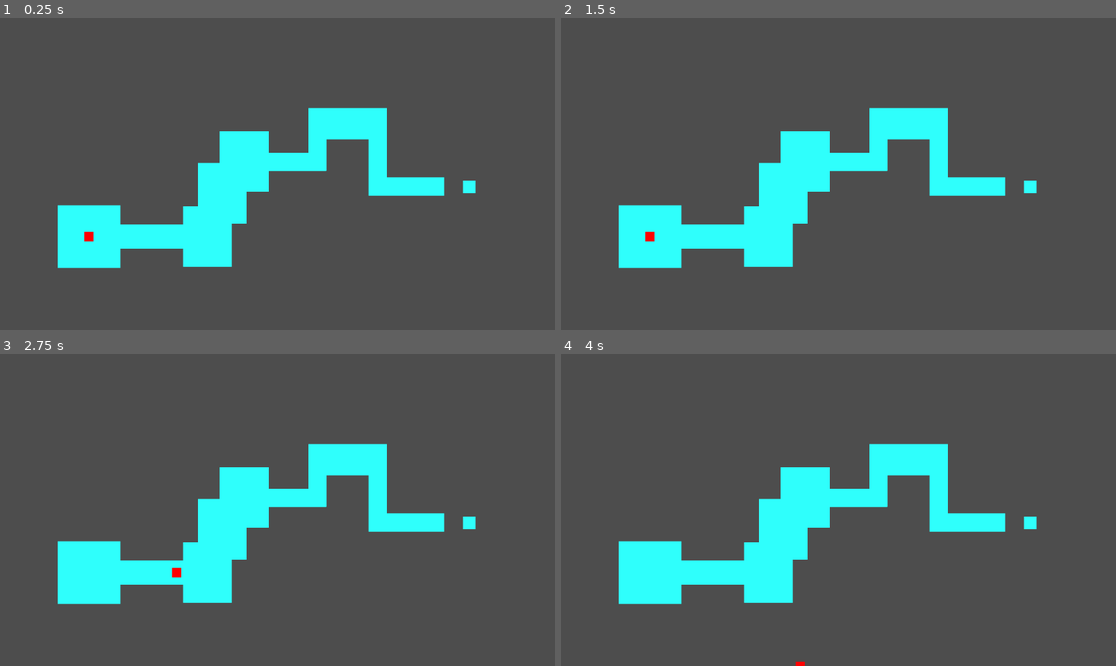
Above: before the commit, frames 1-4 (two rows, left to right).
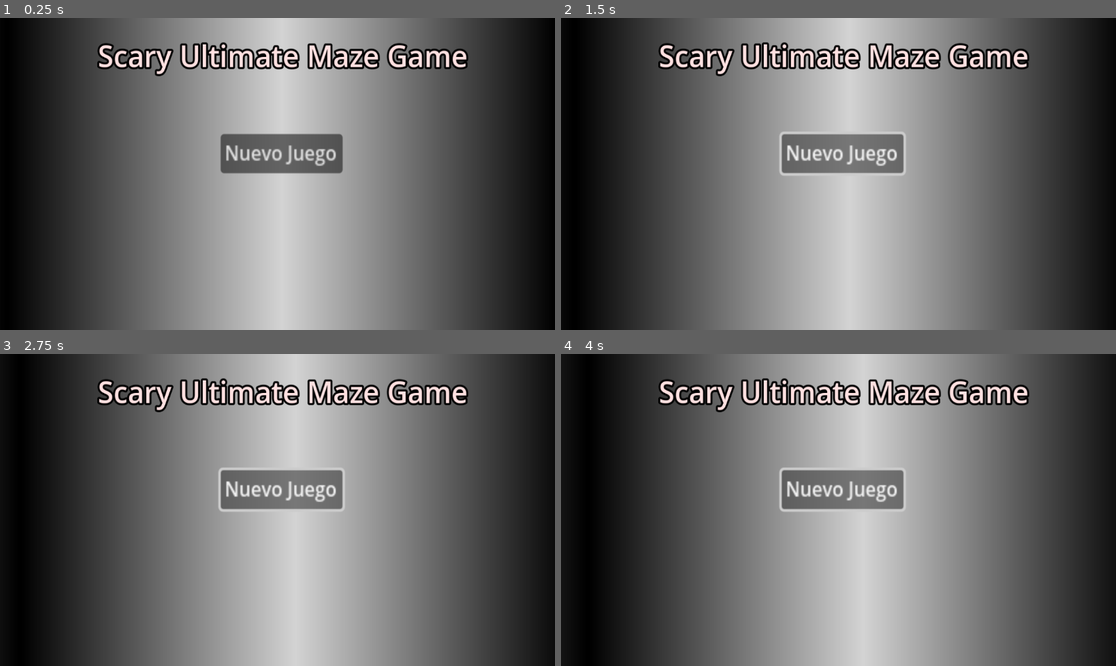
Above: after the commit, the same moments.

Repository: Norwayu/J.M.A.D.M
Game: Godot game, scene res://Scenes/Main Menu.tscn
The game is run twice, just before and just after one commit, with the same random seed, the same clock (stepped at 60 frames per second) and the same inputs. Before the commit the project starts from res://Scenes/level_1.tscn.
Inputs (mouse positions are in pixels of both pictures, inside the frame that each line leads up to):
- Up to frame 1 (0.25 s): no input
- Up to frame 2 (1.5 s): click (844, 155) at 0.5 s, where only the run after the commit has a clickable "Nuevo Juego"; click (844, 155) at 1.25 s, where only the run after the commit has a clickable "Nuevo Juego"
- Up to frame 3 (2.75 s): tap Enter at 2 s; hold D (Derecha) from 2.03 s (still down)
- Up to frame 4 (4 s): release D (Derecha) at 2.78 s; hold S (Abajo) 2.78-3.53 s; hold D (Derecha) from 3.53 s (still down)

The runs differ from the first frame. In frame 1, 79% of the frame differs, in the area x 0-100%, y 0-100%; in frame 2, 80%; in frame 3, 79%; in frame 4, 79%.

Commit message:
Add files via upload

Diff:
--- a/maze-horror-game-2d/Scenes/Blocks/Block1.tscn
+++ b/maze-horror-game-2d/Scenes/Blocks/Block1.tscn
@@ -3,6 +3,7 @@
 [ext_resource type="Script" uid="uid://cquok04ermdej" path="res://Scripts/block_func.gd" id="1_8kp8b"]
 
 [sub_resource type="RectangleShape2D" id="RectangleShape2D_8kp8b"]
+size = Vector2(23, 23)
 
 [sub_resource type="CanvasTexture" id="CanvasTexture_85cnr"]
 
--- /dev/null
+++ b/maze-horror-game-2d/Scenes/Main Menu.tscn
@@ -0,0 +1,92 @@
+[gd_scene load_steps=6 format=3 uid="uid://omq6si3f3ny8"]
+
+[ext_resource type="Script" uid="uid://bt2mb242ej08j" path="res://Scripts/ui_buttons.gd" id="1_totuj"]
+
+[sub_resource type="GDScript" id="GDScript_totuj"]
+script/source = "extends Parallax2D
+
+
+# Called when the node enters the scene tree for the first time.
+func _ready() -> void:
+	pass # Replace with function body.
+
+
+# Called every frame. 'delta' is the elapsed time since the previous frame.
+func _process(delta: float) -> void:
+	#position += Vector2(10,0)
+	pass
+"
+
+[sub_resource type="Gradient" id="Gradient_506in"]
+offsets = PackedFloat32Array(0, 0.5, 1)
+colors = PackedColorArray(0, 0, 0, 1, 0.828571, 0.828571, 0.828571, 1, 0, 0, 0, 1)
+metadata/_snap_enabled = true
+
+[sub_resource type="GradientTexture1D" id="GradientTexture1D_totuj"]
+gradient = SubResource("Gradient_506in")
+use_hdr = true
+
+[sub_resource type="LabelSettings" id="LabelSettings_506in"]
+font_size = 60
+font_color = Color(1, 0.882813, 0.882813, 1)
+outline_size = 16
+outline_color = Color(0, 0, 0, 1)
+
+[node name="MainMenu" type="Control"]
+layout_mode = 3
+anchors_preset = 15
+anchor_right = 1.0
+anchor_bottom = 1.0
+grow_horizontal = 2
+grow_vertical = 2
+
+[node name="Movement" type="CanvasLayer" parent="."]
+layer = -1
+scale = Vector2(1.12, 1)
+transform = Transform2D(1.12, 0, 0, 1, 0, 0)
+
+[node name="Paralelismo" type="Parallax2D" parent="Movement"]
+scroll_scale = Vector2(10, 10)
+repeat_size = Vector2(1020, 0)
+autoscroll = Vector2(10, 0)
+follow_viewport = false
+screen_offset = Vector2(917, 0)
+script = SubResource("GDScript_totuj")
+
+[node name="Fondo De Pantalla" type="TextureRect" parent="Movement/Paralelismo"]
+offset_right = 1020.0
+offset_bottom = 650.0
+texture = SubResource("GradientTexture1D_totuj")
+
+[node name="UiMenu" type="Control" parent="."]
+anchors_preset = 0
+offset_right = 40.0
+offset_bottom = 40.0
+script = ExtResource("1_totuj")
+
+[node name="MenuBar" type="MenuBar" parent="UiMenu"]
+layout_mode = 0
+offset_left = 342.0
+offset_top = 251.0
+offset_right = 382.0
+offset_bottom = 291.0
+scale = Vector2(11.6, 9.92)
+
+[node name="Button" type="Button" parent="UiMenu/MenuBar"]
+layout_mode = 0
+offset_left = 10.3448
+offset_top = -0.907258
+offset_right = 116.345
+offset_bottom = 30.0927
+scale = Vector2(0.205972, 0.264415)
+text = "Nuevo Juego"
+
+[node name="MainText" type="Label" parent="UiMenu"]
+layout_mode = 0
+offset_left = 203.0
+offset_top = 34.0
+offset_right = 982.0
+offset_bottom = 117.0
+scale = Vector2(0.986188, 1.04461)
+text = "Scary Ultimate Maze Game"
+label_settings = SubResource("LabelSettings_506in")
--- /dev/null
+++ b/maze-horror-game-2d/Scenes/UiControl.tscn
@@ -0,0 +1,49 @@
+[gd_scene load_steps=3 format=3 uid="uid://xnsmictqpk7p"]
+
+[ext_resource type="Texture2D" uid="uid://d3hxi2s2mo4na" path="res://Sprite/JeffKiller.png" id="1_0v81h"]
+
+[sub_resource type="RectangleShape2D" id="RectangleShape2D_rok05"]
+size = Vector2(100, 100)
+
+[node name="UiControl" type="Control"]
+layout_mode = 3
+anchors_preset = 15
+anchor_right = 1.0
+anchor_bottom = 1.0
+grow_horizontal = 2
+grow_vertical = 2
+
+[node name="MobileUi" type="Control" parent="."]
+anchors_preset = 0
+offset_right = 40.0
+offset_bottom = 40.0
+
+[node name="UpButton" type="TouchScreenButton" parent="MobileUi"]
+position = Vector2(998, 397)
+shape = SubResource("RectangleShape2D_rok05")
+action = "Arriba"
+
+[node name="DownButton" type="TouchScreenButton" parent="MobileUi"]
+position = Vector2(996, 602)
+shape = SubResource("RectangleShape2D_rok05")
+action = "Abajo"
+
+[node name="LeftButton" type="TouchScreenButton" parent="MobileUi"]
+position = Vector2(893, 500)
+shape = SubResource("RectangleShape2D_rok05")
+action = "Izquierda"
+
+[node name="RightButton" type="TouchScreenButton" parent="MobileUi"]
+position = Vector2(1099, 497)
+shape = SubResource("RectangleShape2D_rok05")
+action = "Derecha"
+
+[node name="JumpscareImage" type="TextureRect" parent="."]
+z_index = -1
+layout_mode = 0
+offset_left = 3.05176e-05
+offset_right = 196.0
+offset_bottom = 180.0
+scale = Vector2(5.88175, 3.61384)
+texture = ExtResource("1_0v81h")
+flip_h = true
--- a/maze-horror-game-2d/Scenes/level_1.tscn
+++ b/maze-horror-game-2d/Scenes/level_1.tscn
@@ -10,8 +10,8 @@
 
 [node name="Camera2D" type="Camera2D" parent="."]
 position = Vector2(1, 0)
-offset = Vector2(300, -100)
-zoom = Vector2(1.3, 1.3)
+offset = Vector2(240, -100)
+zoom = Vector2(1.8, 1.8)
 
 [node name="Map" type="Node2D" parent="."]
 z_index = 1
@@ -39,19 +39,19 @@
 
 [node name="Block6" parent="Map" instance=ExtResource("1_vk57k")]
 position = Vector2(305, -119)
-scale = Vector2(5.88, 1.16)
+scale = Vector2(6, 1.16)
 priority = 1
 
 [node name="Block7" parent="Map" instance=ExtResource("1_vk57k")]
-position = Vector2(365, -144)
+position = Vector2(365, -156)
 rotation = 1.5708
-scale = Vector2(3.12, 1.16)
+scale = Vector2(3.92, 1.16)
 priority = 1
 
 [node name="Block8" parent="Map" instance=ExtResource("1_vk57k")]
 position = Vector2(413, -180)
 scale = Vector2(5, 2)
-priority = 1
+priority = 2
 
 [node name="Block9" parent="Map" instance=ExtResource("1_vk57k")]
 position = Vector2(461, -125)
@@ -65,28 +65,10 @@
 priority = 1
 
 [node name="GoalBlock1" parent="." instance=ExtResource("3_xfk5q")]
-position = Vector2(607, -79)
+top_level = true
+position = Vector2(557, -79)
+priority = 5
 
-[connection signal="area_entered" from="Map/Block4" to="Jugador" method="_on_block_2_area_entered"]
-[connection signal="area_exited" from="Map/Block4" to="Jugador" method="_on_block_2_area_exited"]
-[connection signal="area_entered" from="Map/Block5" to="Jugador" method="_on_block_2_area_entered"]
-[connection signal="area_exited" from="Map/Block5" to="Jugador" method="_on_block_2_area_exited"]
-[connection signal="area_entered" from="Map/Block6" to="Jugador" method="_on_block_2_area_entered"]
-[connection signal="area_exited" from="Map/Block6" to="Jugador" method="_on_block_2_area_exited"]
-[connection signal="area_entered" from="Map/Block7" to="Jugador" method="_on_block_2_area_entered"]
-[connection signal="area_exited" from="Map/Block7" to="Jugador" method="_on_block_2_area_exited"]
-[connection signal="area_entered" from="Map/Block8" to="Jugador" method="_on_block_2_area_entered"]
-[connection signal="area_exited" from="Map/Block8" to="Jugador" method="_on_block_2_area_exited"]
 [connection signal="area_entered" from="GoalBlock1" to="Jugador" method="_on_goal_block_1_area_entered"]
 
 [editable path="Jugador"]
-[editable path="Map/Block1"]
-[editable path="Map/Block2"]
-[editable path="Map/Block3"]
-[editable path="Map/Block4"]
-[editable path="Map/Block5"]
-[editable path="Map/Block6"]
-[editable path="Map/Block7"]
-[editable path="Map/Block8"]
-[editable path="Map/Block9"]
-[editable path="Map/Block10"]
--- a/maze-horror-game-2d/Scenes/level_2.tscn
+++ b/maze-horror-game-2d/Scenes/level_2.tscn
@@ -11,18 +11,21 @@
 zoom = Vector2(1.5, 1.5)
 
 [node name="Jugador" parent="." instance=ExtResource("1_v3rpw")]
+position = Vector2(-122, 0)
 
 [node name="Map" type="Node2D" parent="."]
 
 [node name="Block1" parent="Map" instance=ExtResource("2_12fag")]
-scale = Vector2(6, 3.208)
+position = Vector2(-38, 0)
+scale = Vector2(9.18598, 2.40374)
 
 [node name="Block2" parent="Map" instance=ExtResource("2_12fag")]
-position = Vector2(124, 0)
-scale = Vector2(4, 0.951)
+position = Vector2(91, 0)
+scale = Vector2(5.96, 0.951)
 
 [node name="Block3" parent="Map" instance=ExtResource("2_12fag")]
 position = Vector2(165, -38)
 scale = Vector2(0.7, 4)
 
 [node name="GoalMet" parent="." instance=ExtResource("3_1q6tm")]
+position = Vector2(226, -120)
--- a/maze-horror-game-2d/Scripts/GameManager.gd
+++ b/maze-horror-game-2d/Scripts/GameManager.gd
@@ -1,6 +1,7 @@
 extends Node
 var Scene
-var ReadyPort
+var ReadyPort:bool
+var PlrMovement:bool = true
 
 # Called when the node enters the scene tree for the first time.
 func _ready() -> void:
--- a/maze-horror-game-2d/Scripts/jugador.gd
+++ b/maze-horror-game-2d/Scripts/jugador.gd
@@ -2,27 +2,33 @@
 
 @export var SPEED = 200.0
 @export var Raycast:RayCast2D
+
+var Damaging = false
 
 #var TouchedColisionTables = {}
 
 
 func _physics_process(delta: float) -> void:
 	var direction := Input.get_vector("Izquierda","Derecha","Arriba","Abajo")
-	velocity = direction * SPEED
-	move_and_slide()
+	if GameManager.PlrMovement:
+		velocity = direction * SPEED
+		move_and_slide()
+		if direction:
+			Raycast.position = direction
+			Raycast.target_position = direction * 5
 
-	Raycast.target_position = direction
 
 	var HitRay = Raycast.get_collider()
-
 	if not HitRay:
-		pass
-		#print("NOO")
+		if not Damaging:
+			Damaging = true
+		else:
+			GameManager.PlrMovement = false
 	else:
-		pass
-		#print(HitRay.name)
+		print("uop")
 
 	if HitRay:
 		if HitRay.name == "GoalBlock1":
 			print("Void")
 			GameManager.NextScene()
+			Damaging = false
--- /dev/null
+++ b/maze-horror-game-2d/Scripts/ui_buttons.gd
@@ -0,0 +1,11 @@
+extends Control
+
+
+# Called when the node enters the scene tree for the first time.
+func _ready() -> void:
+	pass # Replace with function body.
+
+
+# Called every frame. 'delta' is the elapsed time since the previous frame.
+func _process(delta: float) -> void:
+	pass
--- a/maze-horror-game-2d/project.godot
+++ b/maze-horror-game-2d/project.godot
@@ -11,7 +11,7 @@
 [application]
 
 config/name="Maze horror game 2d"
-run/main_scene="uid://dgy1jm24maeg"
+run/main_scene="uid://omq6si3f3ny8"
 config/features=PackedStringArray("4.4", "Mobile")
 config/icon="res://icon.svg"
 
Not shown, added: maze-horror-game-2d/Scripts/ui_buttons.gd.uid
Binary file added: maze-horror-game-2d/Sprite/JeffKiller.png
Not shown, added: maze-horror-game-2d/Sprite/JeffKiller.png.import
